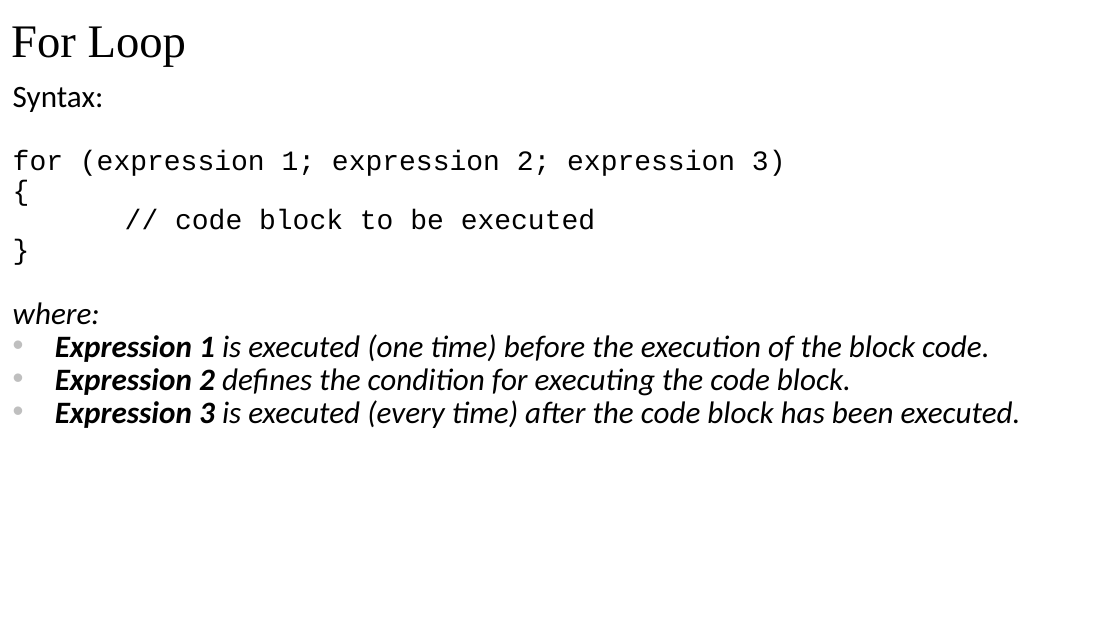
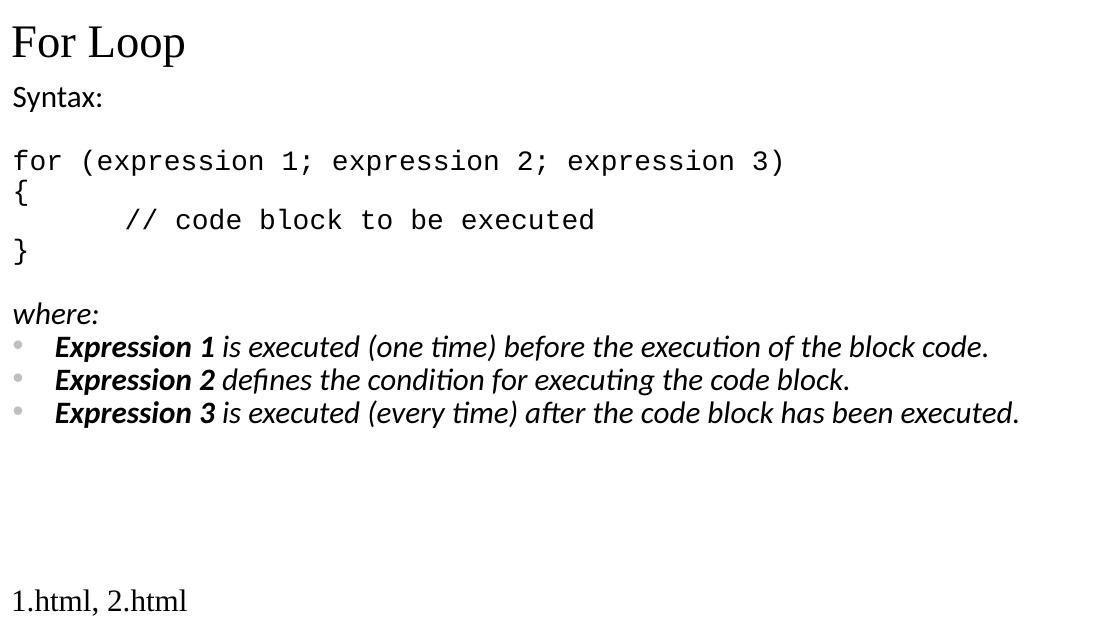
Before and after one commit to manglayev/nu-courses-material, a slide deck: slide 7 of CSCI-111/week-9/week-9-lecture/week-9-lecture.pptx (slide 5 before the commit). Drawn at 1120x630 pixels with LibreOffice and Linux fonts; fonts in the diff are those of the drawing. Boxes give left, top, right and bottom in pixels: in the first picture for what was removed or moved away, otherwise in the second. Text is boxed around its words. In the diff, an @@ line names an element or a change of style, - is before the commit and + after.

```diff
--- a/CSCI-111/week-9/week-9-lecture/week-9-lecture.pptx
+++ b/CSCI-111/week-9/week-9-lecture/week-9-lecture.pptx
@@ text added at (11, 589, 187, 616), 20 pt, text #000000 @@
+1.html, 2.html
```
Also in this commit, not shown: 10 other slides changed, 4 slides added, 3 other files.
